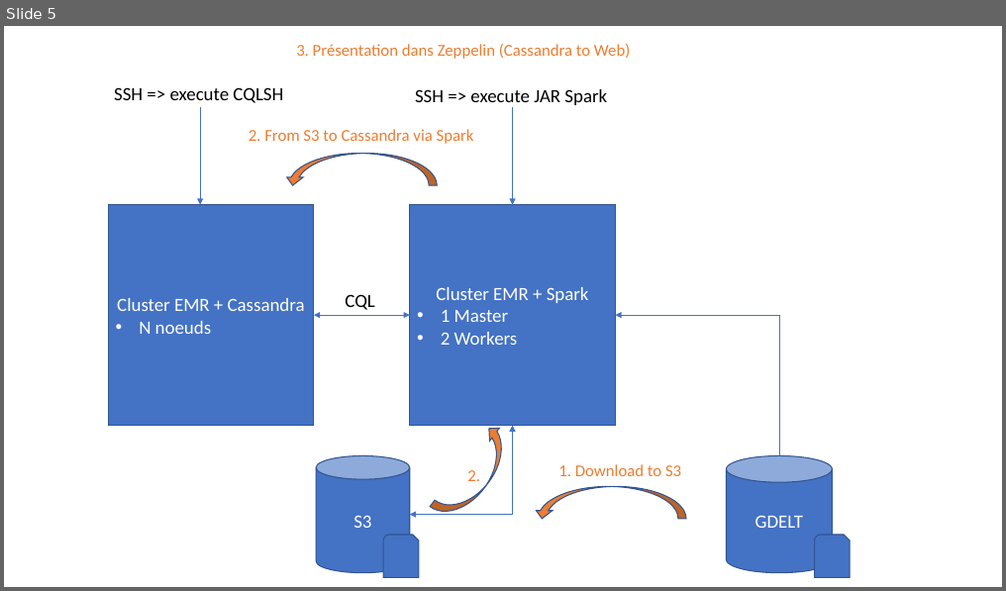
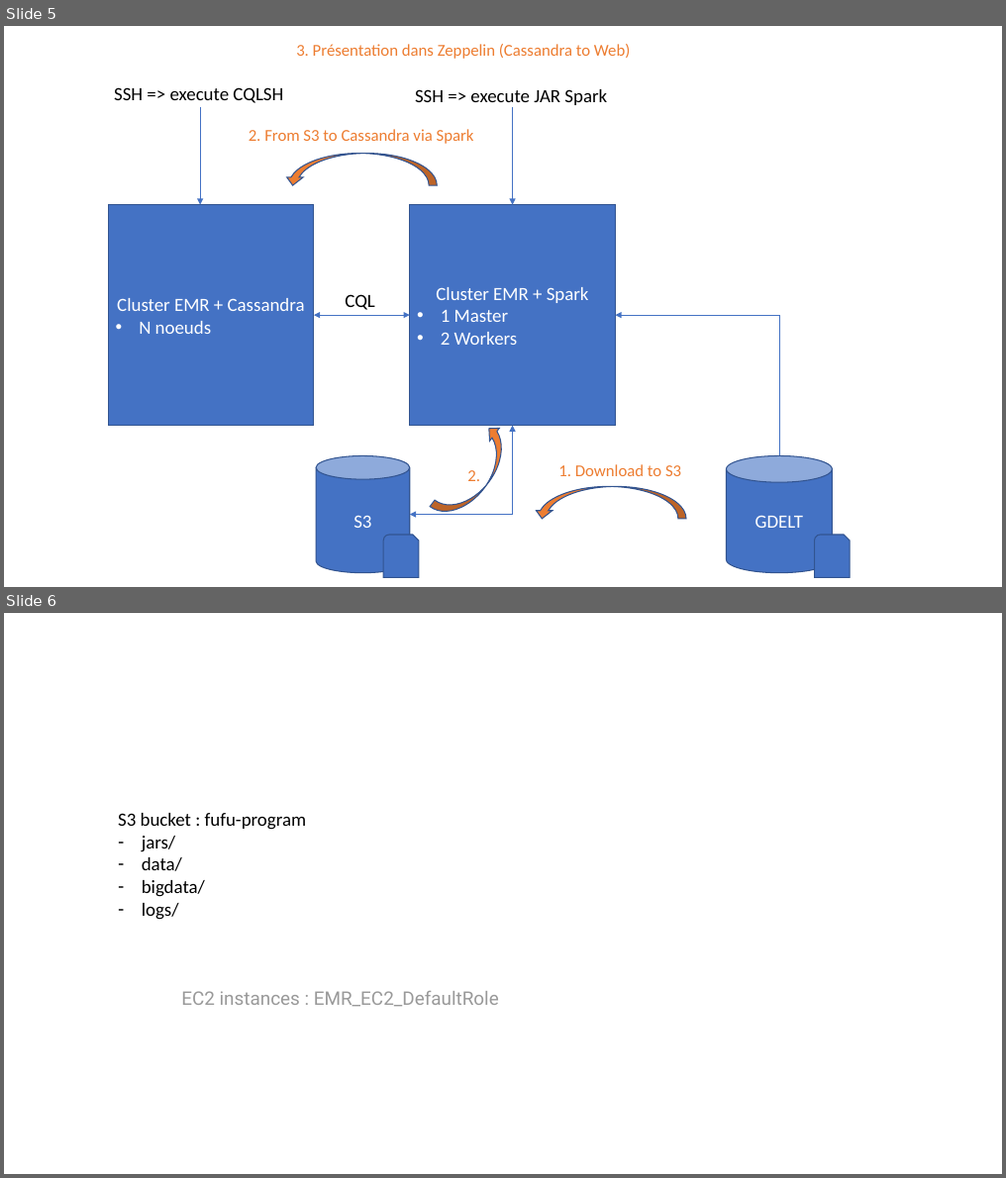
Before and after one commit to tonio73/GDELT-Explore, a slide deck: GDELT-Explore.pptx. Shown one above the other, each under a label of ours: slide 5 before the commit, slides 5 and 6 after it. The pictures are 1006x591 and 1006x1178 pixels, drawn with LibreOffice and Linux fonts; fonts in the diff are those of the drawing. Boxes give left, top, right and bottom in pixels: in the first picture for what was removed or moved away, otherwise in the second. Text is boxed around its words. In the diff, an @@ line names an element or a change of style, - is before the commit and + after.

Commit message:
Added log to cluster, step-files, S3 test program

```diff
--- a/GDELT-Explore.pptx
+++ b/GDELT-Explore.pptx
@@ slide 6 added at [4,613,1002,1174], background #FFFFFF @@
@@ text added at [118,813,307,920], 18 pt, text #000000 @@
+S3 bucket : fufu-program
+– jars/
+– data/
+– bigdata/
+– logs/
@@ text added at [181,991,499,1007], 18 pt, text #999999 @@
+EC2 instances : EMR_EC2_DefaultRole
```
Also in this commit, not shown: 10 other files.
